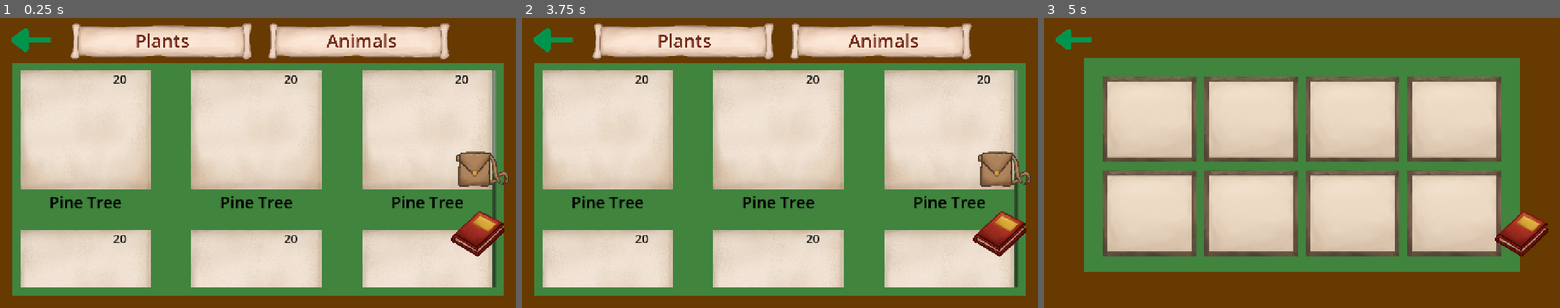
Above: before the commit, frames 1-3 (left to right).
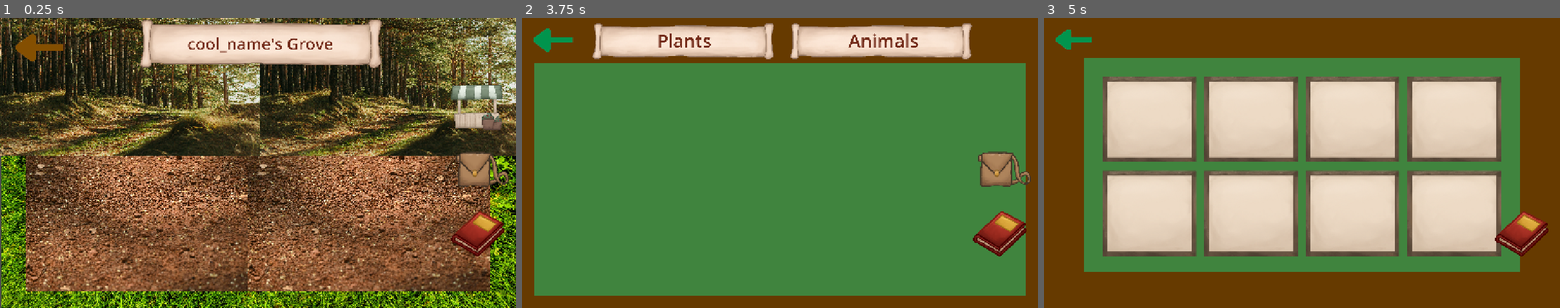
Above: after the commit, the same moments.

Repository: EliJ0y/BioCopia-s-Grove
Game: Godot game, scene res://Scenes/grove.tscn
Two runs of this game, one before a commit and one after it. Both use one fixed random seed, a clock stepped at 60 frames per second and the inputs below.
Inputs (mouse positions are in pixels of both pictures, inside the frame that each line leads up to):
- Up to frame 1 (0.25 s): no input
- Up to frame 2 (3.75 s): click (563, 47) at 0.52 s; click (681, 41) at 1.25 s, where only the run before the commit has a clickable "Plants"; click (883, 41) at 2 s, where only the run before the commit has a clickable "Animals"; click "cool_name's Grove" at 2.75 s; click (996, 107) at 3.5 s
- Up to frame 3 (5 s): click (1523, 168) at 4.25 s

The runs differ from the first frame. In frame 1, 95% of the frame differs, in the area x 0-100%, y 0-100%; in frame 2, 46%; in frame 3, nothing differs.

Commit message:
Shop now shows items

Diff:
--- /dev/null
+++ b/bio-copia's-grove/Resources/Animals Shop/animals_shop_items.tres
@@ -0,0 +1,12 @@
+[gd_resource type="Resource" script_class="ShopArraysResource" format=3 uid="uid://cvks8tqw2bhos"]
+
+[ext_resource type="Script" uid="uid://bxif41uf4p6uf" path="res://Scripts/shop_items_resource.gd" id="1_7teus"]
+[ext_resource type="Resource" uid="uid://bi3nvcjv0e6b4" path="res://Resources/Animals Shop/shop_water.tres" id="2_6oyn5"]
+[ext_resource type="Resource" uid="uid://dmaronnbtub2n" path="res://Resources/Animals Shop/shop_berries.tres" id="3_2c6br"]
+[ext_resource type="Resource" uid="uid://dbtycjp4kyr" path="res://Resources/Animals Shop/shop_toys.tres" id="4_bhdbe"]
+[ext_resource type="Script" uid="uid://rgqrdub2psjm" path="res://Scripts/shop_arrays_resource.gd" id="5_8yvfu"]
+
+[resource]
+script = ExtResource("5_8yvfu")
+items_array = Array[ExtResource("1_7teus")]([ExtResource("2_6oyn5"), ExtResource("3_2c6br"), ExtResource("4_bhdbe"), ExtResource("4_bhdbe"), ExtResource("2_6oyn5"), ExtResource("2_6oyn5"), ExtResource("3_2c6br"), ExtResource("4_bhdbe"), ExtResource("3_2c6br")])
+metadata/_custom_type_script = "uid://rgqrdub2psjm"
--- /dev/null
+++ b/bio-copia's-grove/Resources/Animals Shop/shop_berries.tres
@@ -0,0 +1,11 @@
+[gd_resource type="Resource" script_class="ShopItemsResource" format=3 uid="uid://dmaronnbtub2n"]
+
+[ext_resource type="Texture2D" uid="uid://bpy216ma7mux" path="res://Assets/berries.png" id="1_26uyl"]
+[ext_resource type="Script" uid="uid://bxif41uf4p6uf" path="res://Scripts/shop_items_resource.gd" id="2_4jdnr"]
+
+[resource]
+script = ExtResource("2_4jdnr")
+item_texture = ExtResource("1_26uyl")
+item_cost = 20
+item_name = "Berries"
+metadata/_custom_type_script = "uid://bxif41uf4p6uf"
--- /dev/null
+++ b/bio-copia's-grove/Resources/Animals Shop/shop_toys.tres
@@ -0,0 +1,11 @@
+[gd_resource type="Resource" script_class="ShopItemsResource" format=3 uid="uid://dbtycjp4kyr"]
+
+[ext_resource type="Texture2D" uid="uid://fhfdgwf8gwxd" path="res://Assets/toys.png" id="1_se0rq"]
+[ext_resource type="Script" uid="uid://bxif41uf4p6uf" path="res://Scripts/shop_items_resource.gd" id="2_i5s2w"]
+
+[resource]
+script = ExtResource("2_i5s2w")
+item_texture = ExtResource("1_se0rq")
+item_cost = 30
+item_name = "Toys"
+metadata/_custom_type_script = "uid://bxif41uf4p6uf"
--- /dev/null
+++ b/bio-copia's-grove/Resources/Animals Shop/shop_water.tres
@@ -0,0 +1,11 @@
+[gd_resource type="Resource" script_class="ShopItemsResource" format=3 uid="uid://bi3nvcjv0e6b4"]
+
+[ext_resource type="Texture2D" uid="uid://dqictc56xraqc" path="res://Assets/water.png" id="1_hpfqs"]
+[ext_resource type="Script" uid="uid://bxif41uf4p6uf" path="res://Scripts/shop_items_resource.gd" id="2_jbuy2"]
+
+[resource]
+script = ExtResource("2_jbuy2")
+item_texture = ExtResource("1_hpfqs")
+item_cost = 10
+item_name = "Water"
+metadata/_custom_type_script = "uid://bxif41uf4p6uf"
--- /dev/null
+++ b/bio-copia's-grove/Resources/Plants Shop/plants_shop_items.tres
@@ -0,0 +1,11 @@
+[gd_resource type="Resource" script_class="ShopArraysResource" format=3 uid="uid://0cptqpf7amcn"]
+
+[ext_resource type="Resource" uid="uid://c27yqexaen32d" path="res://Resources/Plants Shop/shop_pine_tree.tres" id="1_qajwv"]
+[ext_resource type="Resource" uid="uid://dh3jpuv2w0slo" path="res://Resources/Plants Shop/shop_fern.tres" id="2_8syuy"]
+[ext_resource type="Resource" uid="uid://csr4p7g2qbmly" path="res://Resources/Plants Shop/shop_daisy.tres" id="3_cwyv5"]
+[ext_resource type="Script" uid="uid://rgqrdub2psjm" path="res://Scripts/shop_arrays_resource.gd" id="4_c2q5q"]
+
+[resource]
+script = ExtResource("4_c2q5q")
+items_array = [ExtResource("1_qajwv"), ExtResource("2_8syuy"), ExtResource("3_cwyv5"), ExtResource("2_8syuy"), ExtResource("3_cwyv5"), ExtResource("2_8syuy"), ExtResource("3_cwyv5"), ExtResource("1_qajwv"), ExtResource("1_qajwv")]
+metadata/_custom_type_script = "uid://rgqrdub2psjm"
--- /dev/null
+++ b/bio-copia's-grove/Resources/Plants Shop/shop_daisy.tres
@@ -0,0 +1,11 @@
+[gd_resource type="Resource" script_class="ShopItemsResource" format=3 uid="uid://csr4p7g2qbmly"]
+
+[ext_resource type="Texture2D" uid="uid://corcomh7a8j7e" path="res://Assets/daisy.png" id="1_el6qs"]
+[ext_resource type="Script" uid="uid://bxif41uf4p6uf" path="res://Scripts/shop_items_resource.gd" id="2_jbmwr"]
+
+[resource]
+script = ExtResource("2_jbmwr")
+item_texture = ExtResource("1_el6qs")
+item_cost = 15
+item_name = "Daisy"
+metadata/_custom_type_script = "uid://bxif41uf4p6uf"
--- /dev/null
+++ b/bio-copia's-grove/Resources/Plants Shop/shop_fern.tres
@@ -0,0 +1,11 @@
+[gd_resource type="Resource" script_class="ShopItemsResource" format=3 uid="uid://dh3jpuv2w0slo"]
+
+[ext_resource type="Texture2D" uid="uid://dmuru50ibnx6b" path="res://Assets/fern.png" id="1_gn0h8"]
+[ext_resource type="Script" uid="uid://bxif41uf4p6uf" path="res://Scripts/shop_items_resource.gd" id="2_x7fvl"]
+
+[resource]
+script = ExtResource("2_x7fvl")
+item_texture = ExtResource("1_gn0h8")
+item_cost = 10
+item_name = "Fern"
+metadata/_custom_type_script = "uid://bxif41uf4p6uf"
--- /dev/null
+++ b/bio-copia's-grove/Resources/Plants Shop/shop_pine_tree.tres
@@ -0,0 +1,11 @@
+[gd_resource type="Resource" script_class="ShopItemsResource" format=3 uid="uid://c27yqexaen32d"]
+
+[ext_resource type="Texture2D" uid="uid://g5eugyw62dce" path="res://Assets/pine-tree.png" id="1_fl8ty"]
+[ext_resource type="Script" uid="uid://bxif41uf4p6uf" path="res://Scripts/shop_items_resource.gd" id="2_uohrc"]
+
+[resource]
+script = ExtResource("2_uohrc")
+item_texture = ExtResource("1_fl8ty")
+item_cost = 20
+item_name = "Pine Tree"
+metadata/_custom_type_script = "uid://bxif41uf4p6uf"
--- a/bio-copia's-grove/Scenes/shop.tscn
+++ b/bio-copia's-grove/Scenes/shop.tscn
@@ -20,6 +20,7 @@
 texture_normal = ExtResource("2_2shtd")
 
 [node name="Shop Panel" type="Panel" parent="." unique_id=939066191]
+visible = false
 offset_right = 1280.0
 offset_bottom = 720.0
 
@@ -33,7 +34,59 @@
 scale = Vector2(0.635, 0.5351852)
 texture = ExtResource("4_3ps1r")
 
+[node name="Back Arrow" type="TextureButton" parent="Shop Panel" unique_id=906104215]
+layout_mode = 0
+offset_left = -63.0
+offset_top = -23.99997
+offset_right = 603.0
+offset_bottom = 351.00003
+scale = Vector2(0.42, 0.42)
+texture_normal = ExtResource("6_3ps1r")
+
+[node name="Plant Shop Button" type="TextureButton" parent="Shop Panel" unique_id=1521558067]
+layout_mode = 0
+offset_left = 170.0
+offset_top = 10.0000305
+offset_right = 1710.0
+offset_bottom = 330.00003
+scale = Vector2(0.3, 0.3)
+texture_normal = ExtResource("5_ymrm4")
+
+[node name="Plants" type="Label" parent="Shop Panel/Plant Shop Button" unique_id=956151750]
+layout_mode = 0
+offset_left = 550.0
+offset_top = 50.0
+offset_right = 1000.0
+offset_bottom = 255.0
+theme_override_colors/font_color = Color(0.4509804, 0.16862746, 0.09803922, 1)
+theme_override_font_sizes/font_size = 150
+text = "Plants"
+horizontal_alignment = 1
+vertical_alignment = 1
+
+[node name="Animals Shop Button" type="TextureButton" parent="Shop Panel" unique_id=563798497]
+layout_mode = 0
+offset_left = 659.99994
+offset_top = 10.0000305
+offset_right = 2200.0
+offset_bottom = 330.00003
+scale = Vector2(0.3, 0.3)
+texture_normal = ExtResource("5_ymrm4")
+
+[node name="Animals" type="Label" parent="Shop Panel/Animals Shop Button" unique_id=318544901]
+layout_mode = 0
+offset_left = 500.0
+offset_top = 50.0
+offset_right = 1081.0
+offset_bottom = 255.0
+theme_override_colors/font_color = Color(0.4509804, 0.16862746, 0.09803922, 1)
+theme_override_font_sizes/font_size = 150
+text = "Animals"
+horizontal_alignment = 1
+vertical_alignment = 1
+
 [node name="MarginContainer" type="MarginContainer" parent="Shop Panel" unique_id=568953039]
+visible = false
 layout_mode = 1
 anchors_preset = 15
 anchor_right = 1.0
@@ -89,57 +142,7 @@
 [node name="Shop Slot9" parent="Shop Panel/MarginContainer/ScrollContainer/GridContainer" unique_id=722182419 instance=ExtResource("7_ymrm4")]
 layout_mode = 2
 
-[node name="Back Arrow" type="TextureButton" parent="Shop Panel" unique_id=906104215]
-layout_mode = 0
-offset_left = -63.0
-offset_top = -24.0
-offset_right = 603.0
-offset_bottom = 351.0
-scale = Vector2(0.42, 0.42)
-texture_normal = ExtResource("6_3ps1r")
-
-[node name="Plant Shop Button" type="TextureButton" parent="Shop Panel" unique_id=1521558067]
-layout_mode = 0
-offset_left = 170.0
-offset_top = 10.0
-offset_right = 1710.0
-offset_bottom = 330.0
-scale = Vector2(0.3, 0.3)
-texture_normal = ExtResource("5_ymrm4")
-
-[node name="Plants" type="Label" parent="Shop Panel/Plant Shop Button" unique_id=956151750]
-layout_mode = 0
-offset_left = 550.0
-offset_top = 50.0
-offset_right = 1000.0
-offset_bottom = 255.0
-theme_override_colors/font_color = Color(0.4509804, 0.16862746, 0.09803922, 1)
-theme_override_font_sizes/font_size = 150
-text = "Plants"
-horizontal_alignment = 1
-vertical_alignment = 1
-
-[node name="Animals Shop Button" type="TextureButton" parent="Shop Panel" unique_id=563798497]
-layout_mode = 0
-offset_left = 660.0
-offset_top = 10.0
-offset_right = 2200.0
-offset_bottom = 330.0
-scale = Vector2(0.3, 0.3)
-texture_normal = ExtResource("5_ymrm4")
-
-[node name="Animals" type="Label" parent="Shop Panel/Animals Shop Button" unique_id=318544901]
-layout_mode = 0
-offset_left = 500.0
-offset_top = 50.0
-offset_right = 1081.0
-offset_bottom = 255.0
-theme_override_colors/font_color = Color(0.4509804, 0.16862746, 0.09803922, 1)
-theme_override_font_sizes/font_size = 150
-text = "Animals"
-horizontal_alignment = 1
-vertical_alignment = 1
-
 [connection signal="pressed" from="Shop Icon" to="." method="_on_shop_icon_pressed"]
+[connection signal="pressed" from="Shop Panel/Back Arrow" to="." method="_on_back_arrow_pressed"]
 [connection signal="pressed" from="Shop Panel/Plant Shop Button" to="." method="_on_plant_shop_button_pressed"]
 [connection signal="pressed" from="Shop Panel/Animals Shop Button" to="." method="_on_animals_shop_button_pressed"]
--- a/bio-copia's-grove/Scenes/shop_slot.tscn
+++ b/bio-copia's-grove/Scenes/shop_slot.tscn
@@ -1,6 +1,7 @@
 [gd_scene format=3 uid="uid://dk50fvnpg2k24"]
 
 [ext_resource type="Texture2D" uid="uid://buqiwrbqubjuh" path="res://Assets/Shop Slot Background.PNG" id="1_rlcft"]
+[ext_resource type="Texture2D" uid="uid://ck2ss7rskpr8g" path="res://Assets/Coins.PNG" id="2_ca1mn"]
 
 [sub_resource type="StyleBoxTexture" id="StyleBoxTexture_0v82l"]
 texture = ExtResource("1_rlcft")
@@ -13,18 +14,21 @@
 
 [node name="Shop Item" type="Sprite2D" parent="." unique_id=1402296364]
 position = Vector2(162, 148)
+scale = Vector2(0.5, 0.5)
 
 [node name="Coin Texture" type="Sprite2D" parent="." unique_id=332132900]
-position = Vector2(270, 0)
+position = Vector2(275, -4)
+scale = Vector2(0.15, 0.15)
+texture = ExtResource("2_ca1mn")
+centered = false
 
 [node name="Cost Value" type="Label" parent="." unique_id=104395830]
 layout_mode = 0
-offset_left = 227.0
-offset_right = 267.0
+offset_left = 234.0
+offset_right = 274.0
 offset_bottom = 42.0
 theme_override_colors/font_color = Color(0, 0, 0, 1)
 theme_override_font_sizes/font_size = 30
-text = "20"
 horizontal_alignment = 1
 vertical_alignment = 1
 
@@ -35,6 +39,5 @@
 offset_bottom = 355.0
 theme_override_colors/font_color = Color(0, 0, 0, 1)
 theme_override_font_sizes/font_size = 40
-text = "Pine Tree"
 horizontal_alignment = 1
 vertical_alignment = 1
--- a/bio-copia's-grove/Scripts/shop.gd
+++ b/bio-copia's-grove/Scripts/shop.gd
@@ -1,10 +1,38 @@
 extends Node2D
+
+var plants_shop_items = preload("res://Resources/Plants Shop/plants_shop_items.tres")
+var animals_shop_items = preload("res://Resources/Animals Shop/animals_shop_items.tres")
+
+@onready var margin_container: MarginContainer = $"Shop Panel/MarginContainer"
+@onready var grid_container: GridContainer = $"Shop Panel/MarginContainer/ScrollContainer/GridContainer"
+@onready var shop_slots = grid_container.get_children()
+
 
 func _on_shop_icon_pressed() -> void:
 	$"Shop Panel".visible = true
 
 func _on_plant_shop_button_pressed() -> void:
-	pass # Replace with function body.
+	margin_container.visible = true
+	show_shop_items(plants_shop_items.items_array)
 
 func _on_animals_shop_button_pressed() -> void:
-	pass # Replace with function body.
+	margin_container.visible = true
+	show_shop_items(animals_shop_items.items_array)
+
+func _on_back_arrow_pressed() -> void:
+	if margin_container.visible == true:
+		margin_container.visible = false
+	else:
+		$"Shop Panel".visible = false
+
+func show_shop_items(shop_items: Array):
+	for i in shop_slots.size():
+		var slot = shop_slots[i]
+		if i < shop_items.size():
+			var shop_item = shop_items[i]
+			slot.visible = true
+			slot.get_node("Shop Item").texture = shop_item.item_texture
+			slot.get_node("Cost Value").text = str(shop_item.item_cost)
+			slot.get_node("Item Name").text = shop_item.item_name
+		else:
+			slot.visible = false
--- /dev/null
+++ b/bio-copia's-grove/Scripts/shop_arrays_resource.gd
@@ -0,0 +1,5 @@
+extends Resource
+
+class_name ShopArraysResource
+
+@export var items_array: Array[ShopItemsResource]
--- /dev/null
+++ b/bio-copia's-grove/Scripts/shop_items_resource.gd
@@ -0,0 +1,7 @@
+extends Resource
+
+class_name ShopItemsResource
+
+@export var item_texture: Texture2D
+@export var item_cost: int
+@export var item_name: String
Binary file added: bio-copia's-grove/Assets/Coins.PNG
Not shown, added: bio-copia's-grove/Assets/Coins.PNG.import
Binary file added: bio-copia's-grove/Assets/berries.png
Not shown, added: bio-copia's-grove/Assets/berries.png.import
Binary file added: bio-copia's-grove/Assets/daisy.png
Not shown, added: bio-copia's-grove/Assets/daisy.png.import
Binary file added: bio-copia's-grove/Assets/fern.png
Not shown, added: bio-copia's-grove/Assets/fern.png.import
Binary file added: bio-copia's-grove/Assets/pine-tree.png
Not shown, added: bio-copia's-grove/Assets/pine-tree.png.import
Binary file added: bio-copia's-grove/Assets/toys.png
Not shown, added: bio-copia's-grove/Assets/toys.png.import
(and 4 more such lines)
